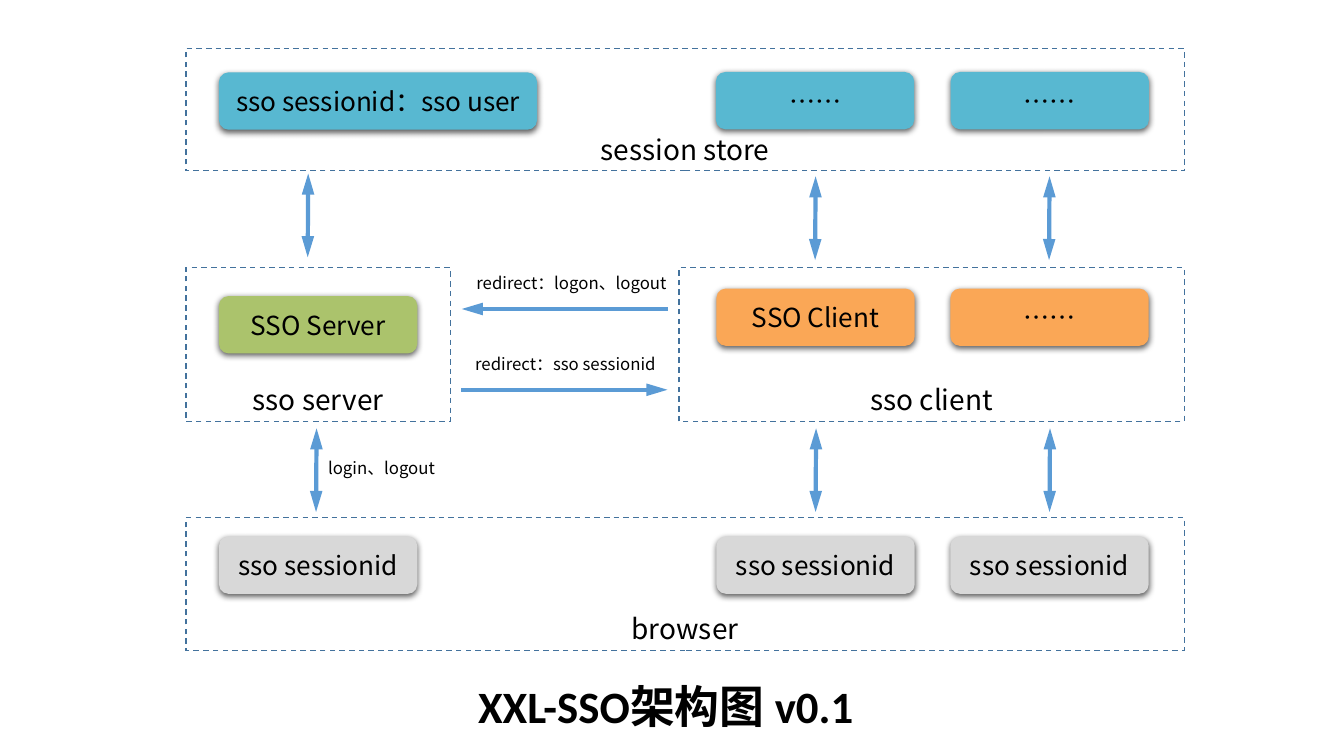
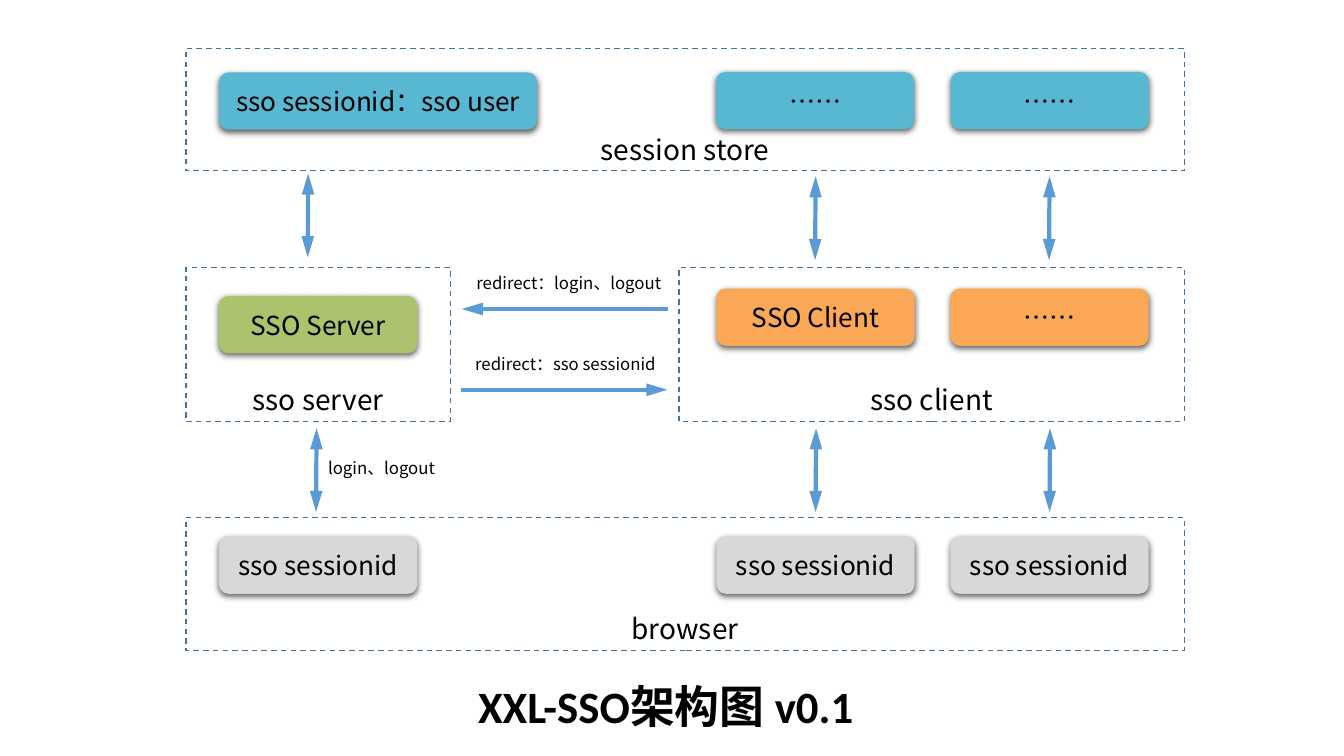
Before and after one commit to Richardgituser/xxl-sso, a slide deck: slide 1 of doc/XXL-SSO架构图.pptx. Drawn at 1344x756 pixels with LibreOffice and Linux fonts; fonts in the diff are those of the drawing. Boxes give left, top, right and bottom in pixels: in the first picture for what was removed or moved away, otherwise in the second. Text is boxed around its words. In the diff, an @@ line names an element or a change of style, - is before the commit and + after.

```diff
--- a/doc/XXL-SSO架构图.pptx
+++ b/doc/XXL-SSO架构图.pptx
@@ text at box(476, 275, 661, 294): text changed @@
-redirect：logon、logout
+redirect：login、logout
```
Also in this commit, not shown: 1 other file.
